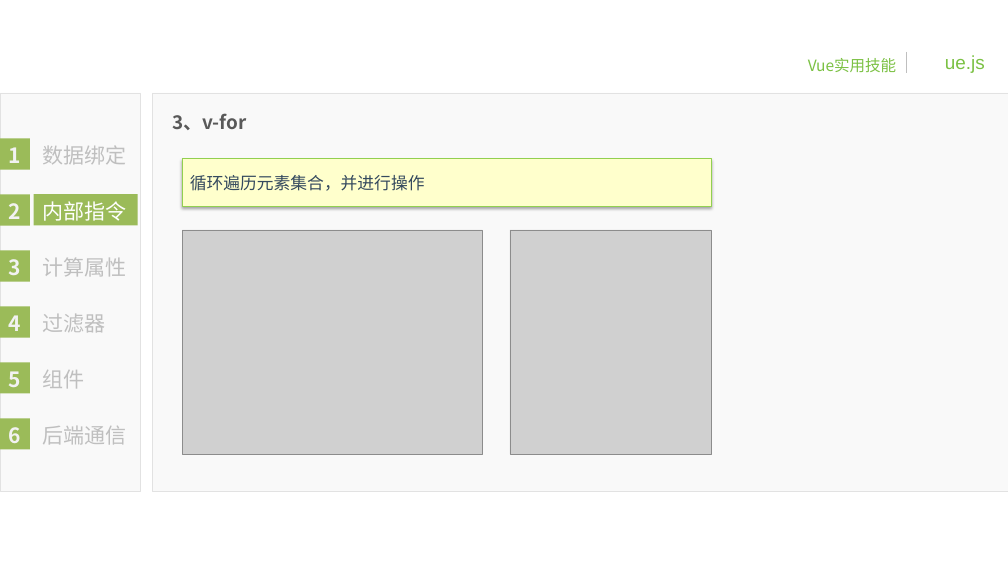
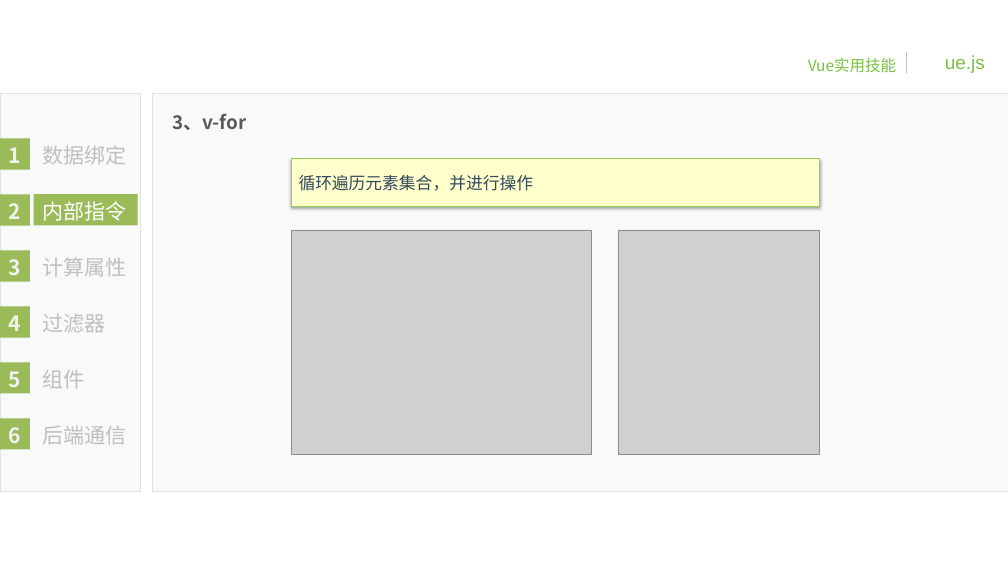
Before and after one commit to BinMarshall/studing, a slide deck: slide 22 of Vue/前端框架—Vue-郝彬彬-20180820.pptx. Drawn at 1008x567 pixels with LibreOffice and Linux fonts; fonts in the diff are those of the drawing; grey boxes stand for pictures; background and template pictures are left out. Boxes give left, top, right and bottom in pixels: in the first picture for what was removed or moved away, otherwise in the second. Text is boxed around its words. In the diff, an @@ line names an element or a change of style, - is before the commit and + after.

```diff
--- a/Vue/前端框架—Vue-郝彬彬-20180820.pptx
+++ b/Vue/前端框架—Vue-郝彬彬-20180820.pptx
@@ 2 pictures, 1 text, 1 rounded rectangle: place and size @@
-2 pictures, 1 text, 1 rounded rectangle at (182, 158, 712, 454)
+2 pictures, 1 text, 1 rounded rectangle at (291, 158, 820, 454)
@@ text "循环遍历元素集合，并进行操作" at (299, 175, 534, 191): font Cabin to Noto Sans CJK SC @@
```
Also in this commit, not shown: 12 other slides changed.
